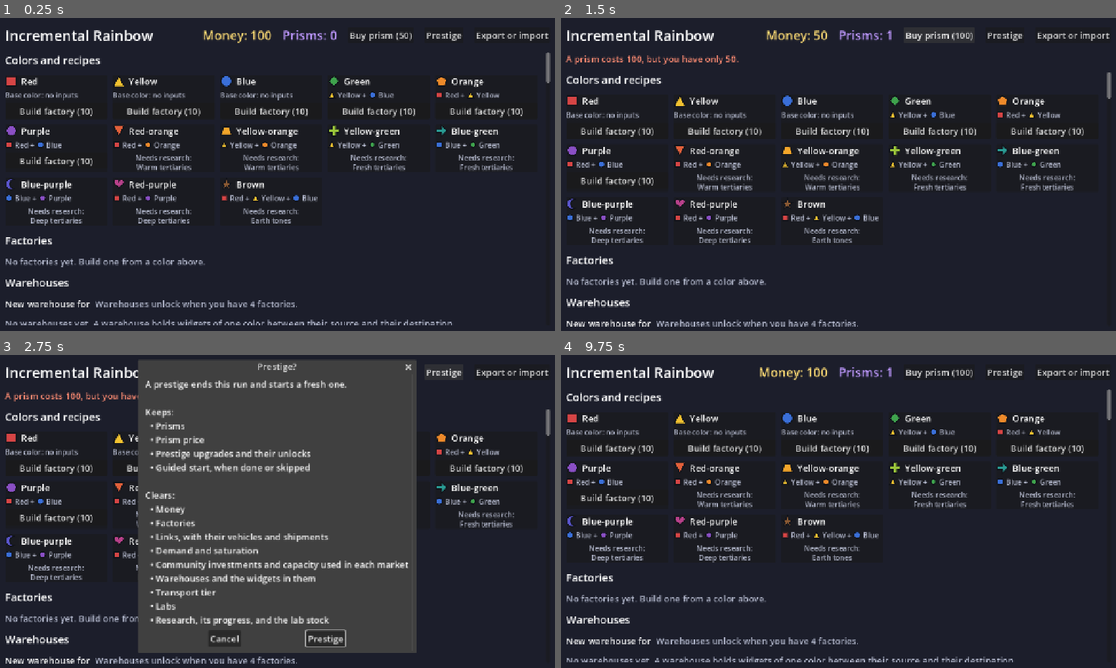
Above: before the commit, frames 1-4 (two rows, left to right).
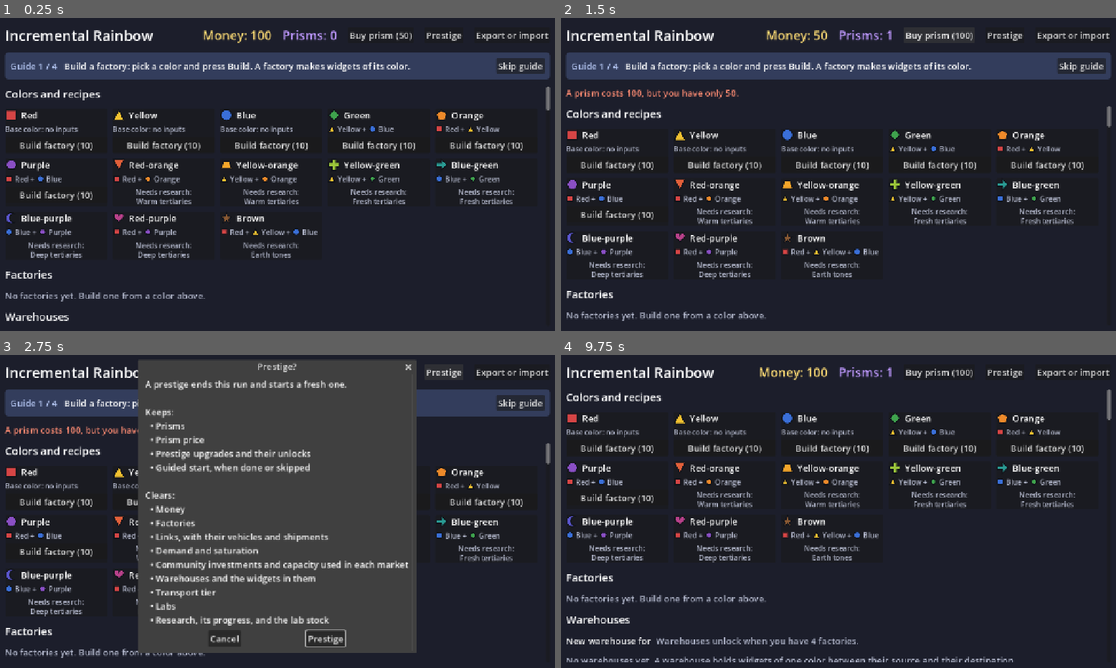
Above: after the commit, the same moments.

Repository: ElysiaAlarien/incrementalrainbow
Game: Godot game, scene res://src/ui/main.tscn
Same seed, same stepped clock (60 frames per second), same inputs: the game is played once before the commit and once after it.
Inputs (mouse positions are in pixels of both pictures, inside the frame that each line leads up to):
- Up to frame 1 (0.25 s): no input
- Up to frame 2 (1.5 s): click "Buy prism (50)" at 0.5 s; click "Buy prism (100)" at 1.25 s
- Up to frame 3 (2.75 s): click "Prestige" at 2 s
- Up to frame 4 (9.75 s): click "Build factory (10)" at 2.75 s; click (1082, 401) at 3.5 s, where only the run after the commit has a clickable "Skip guide"; click (1082, 401) at 4.25 s, where only the run after the commit has a clickable "Skip guide"; click "Export or import" at 5 s; click "Build factory (10)" at 5.75 s; click "Build factory (10)" at 6.5 s; click "Build factory (10)" at 7.25 s; click "Build factory (10)" at 8 s; click "Build factory (10)" at 8.75 s; click "Prestige" at 9.5 s

The runs differ from the first frame. In frame 1, 21% of the frame differs, in the area x 0-100%, y 10-99%; in frame 2, 21%; in frame 3, 11%; in frame 4, nothing differs.

Commit message:
Guided start banner, smoke tests, ADR-0015, and glossary
Co-Authored-By: Claude Opus 5.5 <noreply@anthropic.com>

Diff:
--- /dev/null
+++ b/src/ui/guided_start_banner.gd
@@ -0,0 +1,79 @@
+class_name GuidedStartBanner
+extends PanelContainer
+## The guided start on the screen: the step that the player is at, what to do,
+## and a button to skip the guide. It is not a dialog, so the player can do
+## each step while it shows. It holds no rules: the core moves the guide on
+## when it sees the action (see [GuidedStartView]), and the banner shows the
+## step that [method Simulation.guided_start] gives. It hides when the guide is
+## over.
+
+signal skip_pressed
+
+## The steps that the banner shows, in order.
+const STEPS: Array[GuidedStartView.Step] = [
+	GuidedStartView.Step.BUILD_FACTORY,
+	GuidedStartView.Step.MAKE_LINK,
+	GuidedStartView.Step.START_SHIPMENT,
+	GuidedStartView.Step.SELL,
+]
+
+var _step_label := Label.new()
+var _text_label := Label.new()
+var _skip_button := Button.new()
+
+
+func _init() -> void:
+	name = "GuidedStart"
+	var style := StyleBoxFlat.new()
+	style.bg_color = Color(0.2, 0.24, 0.36)
+	style.set_corner_radius_all(8)
+	style.set_content_margin_all(12)
+	add_theme_stylebox_override(&"panel", style)
+	var row := HBoxContainer.new()
+	row.add_theme_constant_override(&"separation", 16)
+	add_child(row)
+
+	_step_label.name = "GuidedStartStep"
+	_step_label.add_theme_color_override(&"font_color", Color(0.75, 0.82, 1))
+	_step_label.size_flags_vertical = Control.SIZE_SHRINK_CENTER
+	row.add_child(_step_label)
+
+	_text_label.name = "GuidedStartText"
+	_text_label.size_flags_horizontal = Control.SIZE_EXPAND_FILL
+	_text_label.size_flags_vertical = Control.SIZE_SHRINK_CENTER
+	_text_label.autowrap_mode = TextServer.AUTOWRAP_WORD_SMART
+	row.add_child(_text_label)
+
+	_skip_button.name = "SkipGuidedStart"
+	_skip_button.text = "Skip guide"
+	_skip_button.size_flags_vertical = Control.SIZE_SHRINK_CENTER
+	_skip_button.pressed.connect(func() -> void: skip_pressed.emit())
+	row.add_child(_skip_button)
+
+
+func show_state(view: GuidedStartView) -> void:
+	visible = view.is_active()
+	if not visible:
+		return
+	_step_label.text = "Guide %d / %d" % [STEPS.find(view.step) + 1, STEPS.size()]
+	_text_label.text = step_text(view.step)
+
+
+## The text of the banner, for tests: such as
+## "Guide 1 / 4: Build a factory. ...".
+func text() -> String:
+	return "%s: %s" % [_step_label.text, _text_label.text]
+
+
+## What the player does at [param step].
+static func step_text(step: GuidedStartView.Step) -> String:
+	match step:
+		GuidedStartView.Step.BUILD_FACTORY:
+			return "Build a factory: pick a color and press Build. A factory makes widgets of its color."
+		GuidedStartView.Step.MAKE_LINK:
+			return "Make a link from your factory to a market. A link moves widgets of one color."
+		GuidedStartView.Step.START_SHIPMENT:
+			return "Start a shipment on your link. A shipment costs money and takes the transit time of the link."
+		GuidedStartView.Step.SELL:
+			return "Wait for the shipment to arrive. The market sells the widgets for money."
+	return ""
--- a/src/ui/main.gd
+++ b/src/ui/main.gd
@@ -16,7 +16,8 @@
 ## and saves at intervals and when the game exits or goes to the background.
 ## The Export or import button exports the game as a code and imports a code.
 ## The Prestige button shows what a prestige keeps and clears, and asks the
-## player to confirm.
+## player to confirm. A banner shows the step of the guided start, with a
+## button to skip it.
 ##
 ## When the player returns (the game starts from a save, a code imports, or a
 ## phone game comes back from the background), the screen applies offline
@@ -121,6 +122,7 @@
 var _drop_next_frame := false
 var _catch_up_screen: CatchUpScreen
 var _summary_dialog: OfflineSummaryDialog
+var _guided_start_banner: GuidedStartBanner
 
 
 func _ready() -> void:
@@ -135,6 +137,10 @@
 	_summary_dialog = OfflineSummaryDialog.new()
 	add_child(_summary_dialog)
 	_sim = _load_or_start_game()
+	_guided_start_banner = GuidedStartBanner.new()
+	_message_label.add_sibling(_guided_start_banner)
+	_message_label.get_parent().move_child(_guided_start_banner, _message_label.get_index())
+	_guided_start_banner.skip_pressed.connect(func() -> void: _show_result(_sim.skip_guided_start()))
 	var autosave := Timer.new()
 	autosave.name = "Autosave"
 	autosave.wait_time = AUTOSAVE_INTERVAL_S
@@ -457,6 +463,7 @@
 
 
 func _refresh() -> void:
+	_guided_start_banner.show_state(_sim.guided_start())
 	_money_label.text = "Money: %s" % _sim.money().format()
 	var prisms := _sim.prisms()
 	_prism_label.text = "Prisms: %s" % BigNumber.from_int(prisms.owned).format()
--- /dev/null
+++ b/tests/smoke/test_guided_start.gd
@@ -0,0 +1,94 @@
+extends GutTest
+## Smoke tests: the main screen shows the guided start on a new game, moves it
+## on as the player does each step, and hides it after a skip, also after a
+## restart and a prestige.
+
+const MainScene := preload("res://src/ui/main.tscn")
+## A save path of its own, so that tests never touch the player's save.
+const SAVE_PATH := "user://test_saves/guided_start.json"
+const NOW_UNIX_MS := 1_795_000_000_000
+
+
+func before_each() -> void:
+	for path in [SAVE_PATH, SAVE_PATH + SaveFile.DAMAGED_SUFFIX, SAVE_PATH + SaveFile.TEMP_SUFFIX]:
+		if FileAccess.file_exists(path):
+			DirAccess.remove_absolute(path)
+
+
+func after_all() -> void:
+	before_each()
+
+
+func _open_main() -> Control:
+	var main: Control = MainScene.instantiate()
+	main.save_path = SAVE_PATH
+	main.clock = func() -> int: return NOW_UNIX_MS
+	add_child_autofree(main)
+	await wait_process_frames(1)
+	return main
+
+
+func _close(main: Control) -> void:
+	remove_child(main)
+	main.free()
+
+
+func _banner(main: Control) -> GuidedStartBanner:
+	return main.find_child("GuidedStart", true, false)
+
+
+func _press(main: Control, node_name: String) -> void:
+	(main.find_child(node_name, true, false) as Button).pressed.emit()
+	await wait_process_frames(1)
+
+
+func test_a_new_game_shows_the_first_step() -> void:
+	var main := await _open_main()
+
+	var banner := _banner(main)
+	assert_true(banner.visible)
+	assert_eq(banner.text(), "Guide 1 / 4: %s" % GuidedStartBanner.step_text(GuidedStartView.Step.BUILD_FACTORY))
+
+
+func test_each_action_moves_the_guide_on_until_it_hides() -> void:
+	var main := await _open_main()
+	var banner := _banner(main)
+
+	await _press(main, "Build_red")
+	assert_string_contains(banner.text(), "Guide 2 / 4")
+	await _press(main, "MakeLink")
+	assert_string_contains(banner.text(), "Guide 3 / 4")
+	main.simulation().tick(3000)
+	var row: LinkRow = main.find_children("Link*", "LinkRow", true, false)[0]
+	row.ship_button().pressed.emit()
+	await wait_process_frames(1)
+	assert_eq(banner.text(), "Guide 4 / 4: %s" % GuidedStartBanner.step_text(GuidedStartView.Step.SELL))
+	main.simulation().tick(main.simulation().link(row.link_id).transit_time_ms)
+	await wait_process_frames(1)
+
+	assert_false(banner.visible, "the sale ends the guide")
+
+
+func test_skip_hides_the_guide_and_a_restart_keeps_it_hidden() -> void:
+	var main := await _open_main()
+
+	await _press(main, "SkipGuidedStart")
+
+	assert_false(_banner(main).visible)
+	assert_eq(main.simulation().guided_start().step, GuidedStartView.Step.SKIPPED)
+	_close(main)
+	var again := await _open_main()
+	assert_false(_banner(again).visible, "the save keeps the skip")
+
+
+func test_a_prestige_does_not_show_the_guide_again() -> void:
+	var main := await _open_main()
+	await _press(main, "SkipGuidedStart")
+	await _press(main, "BuyPrism")
+	await _press(main, "PrestigeButton")
+
+	(main.find_child("PrestigeConfirm", true, false) as ConfirmationDialog).confirmed.emit()
+	await wait_process_frames(1)
+
+	assert_eq(main.simulation().factories().size(), 0, "a new run")
+	assert_false(_banner(main).visible)
Not shown, added: src/ui/guided_start_banner.gd.uid
Not shown, added: tests/smoke/test_guided_start.gd.uid
Not shown, changed: GLOSSARY.md
Not shown, added: docs/adr/0015-guided-start-in-the-save.md
